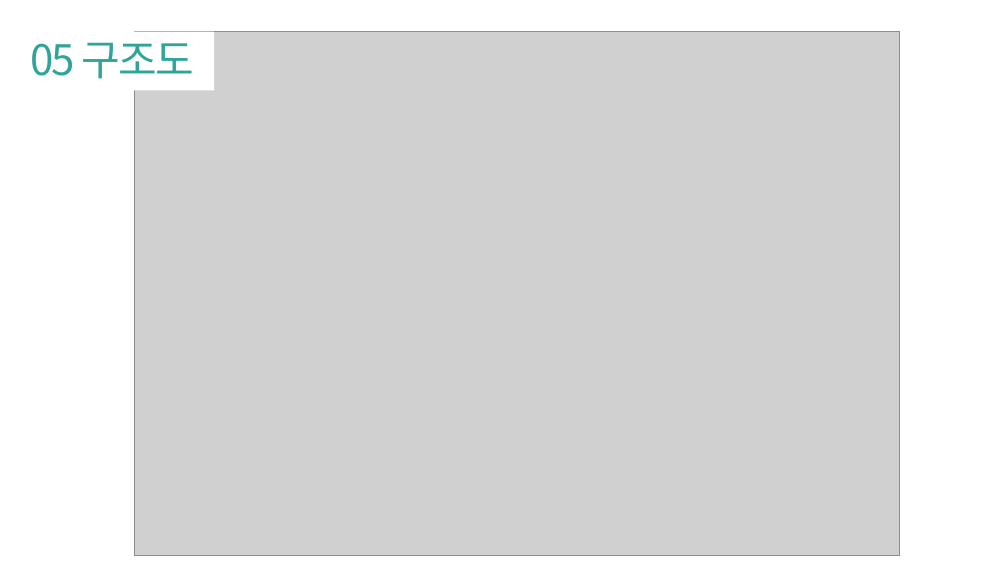
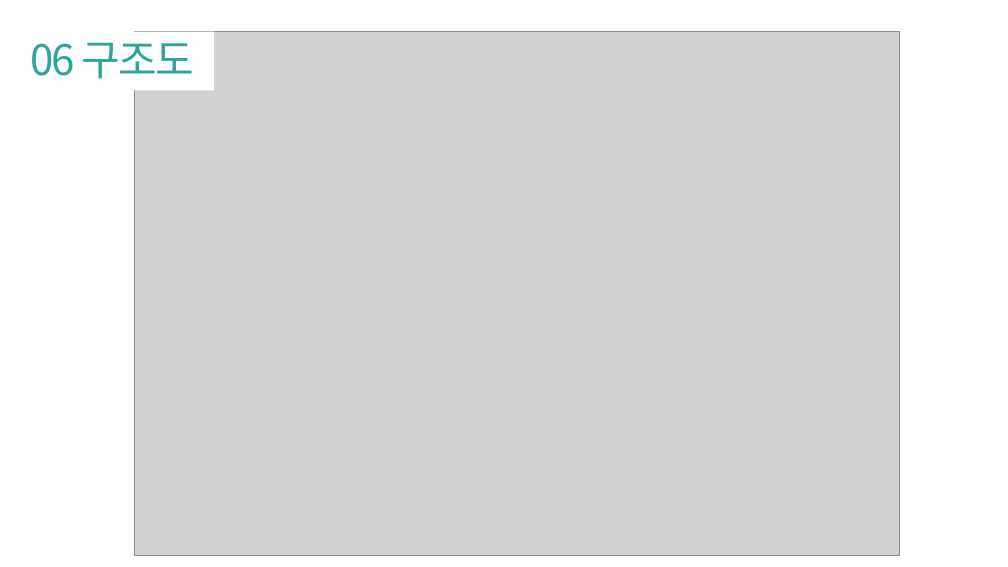
Before and after one commit to pknu-wap/2021_APP_TEAM4, a slide deck: slide 10 of WAP_APP_3 중간발표.pptx (slide 9 before the commit). Drawn at 1008x567 pixels with LibreOffice and Linux fonts; fonts in the diff are those of the drawing; grey boxes stand for pictures. Boxes give left, top, right and bottom in pixels: in the first picture for what was removed or moved away, otherwise in the second. Text is boxed around its words. In the diff, an @@ line names an element or a change of style, - is before the commit and + after.

```diff
--- a/WAP_APP_3 중간발표.pptx
+++ b/WAP_APP_3 중간발표.pptx
@@ text at (x1=30, y1=42, x2=194, y2=79): text changed @@
-05 구조도
+06 구조도
```
Also in this commit, not shown: 8 other slides changed, 1 slide added.
